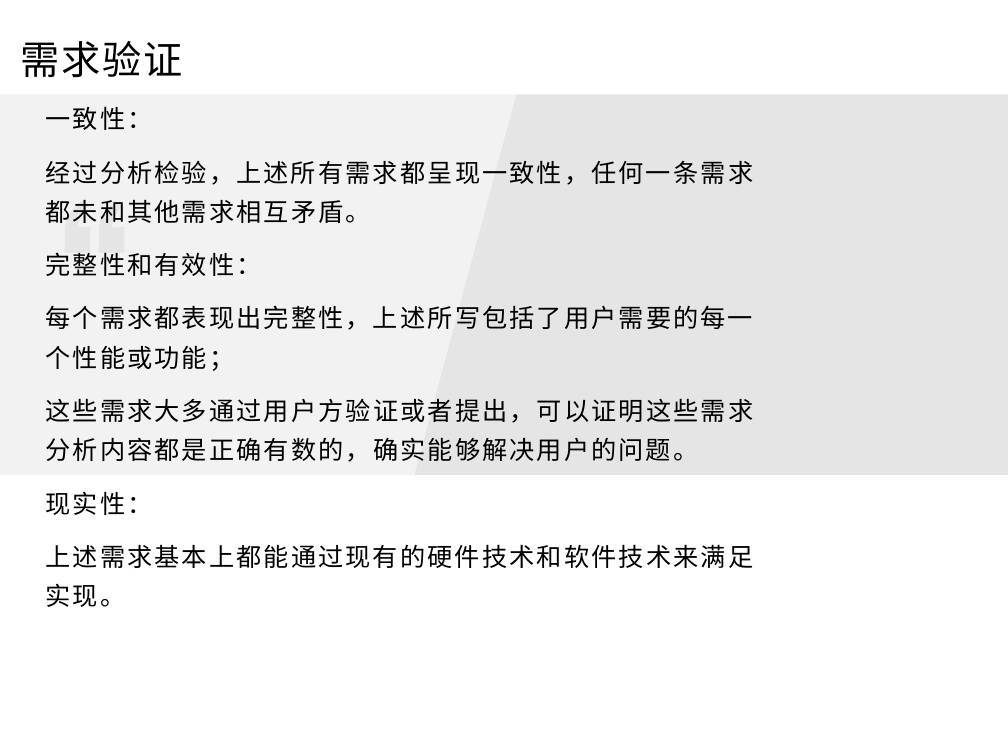
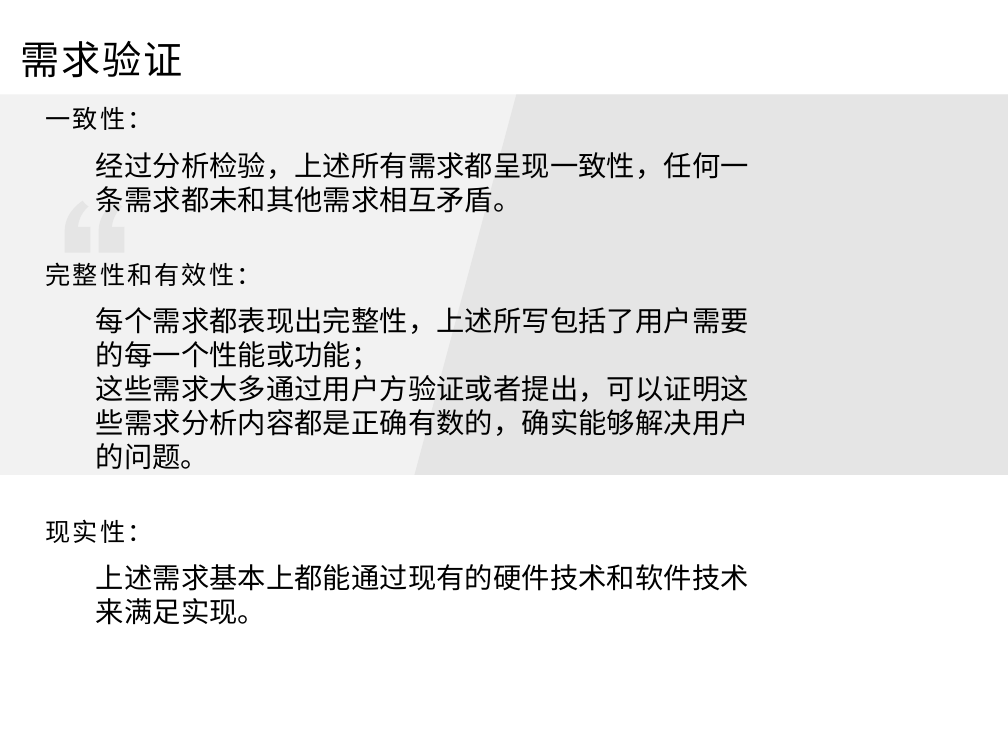
Before and after one commit to agukl/tankWar, a slide deck: slide 9 of 需求分析 .pptx (slide 7 before the commit). Drawn at 1008x756 pixels with LibreOffice and Linux fonts; fonts in the diff are those of the drawing. Boxes give left, top, right and bottom in pixels: in the first picture for what was removed or moved away, otherwise in the second. Text is boxed around its words. In the diff, an @@ line names an element or a change of style, - is before the commit and + after.

```diff
--- a/需求分析 .pptx
+++ b/需求分析 .pptx
@@ text at [96,152,749,625]: size 18 to 20.2 pt, letter spacing 1.5 to 0 pt; list level 1 to 2 in "经过分析检验，上述所有需求都呈现一致性，任何一条需求都未和其他需求相互矛盾。"; line spacing 1.3 to 1; list level 1 to 2 in "每个需求都表现出完整性，上述所写包括了用户需要的每一个性能或功能；"; list level 1 to 2 in "这些需求大多通过用户方验证或者提出，可以证明这些需求分析内容都是正确有数的，确实能够解决用户的问题。"; list level 1 to 2 in "上述需求基本上都能通过现有的硬件技术和软件技术来满足实现。" @@
```
Also in this commit, not shown: 7 other slides changed, 2 slides added, 1 other file.
